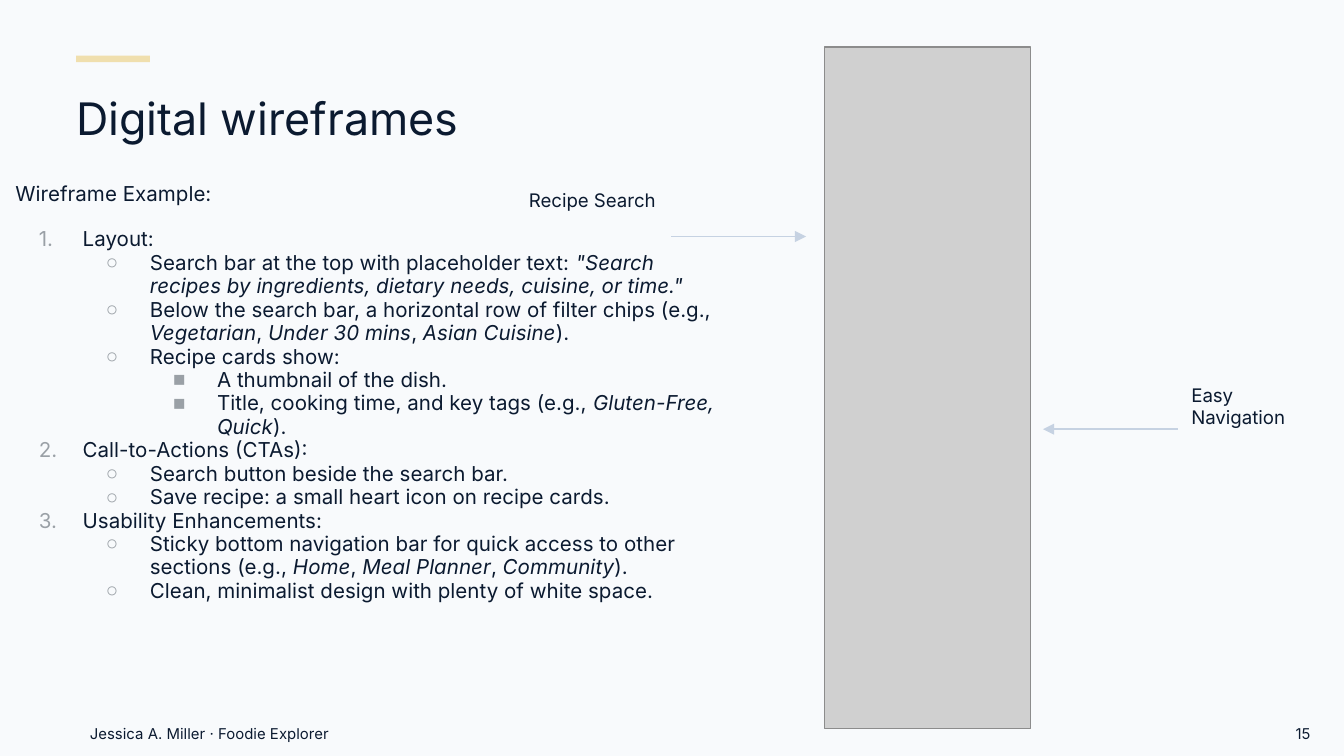
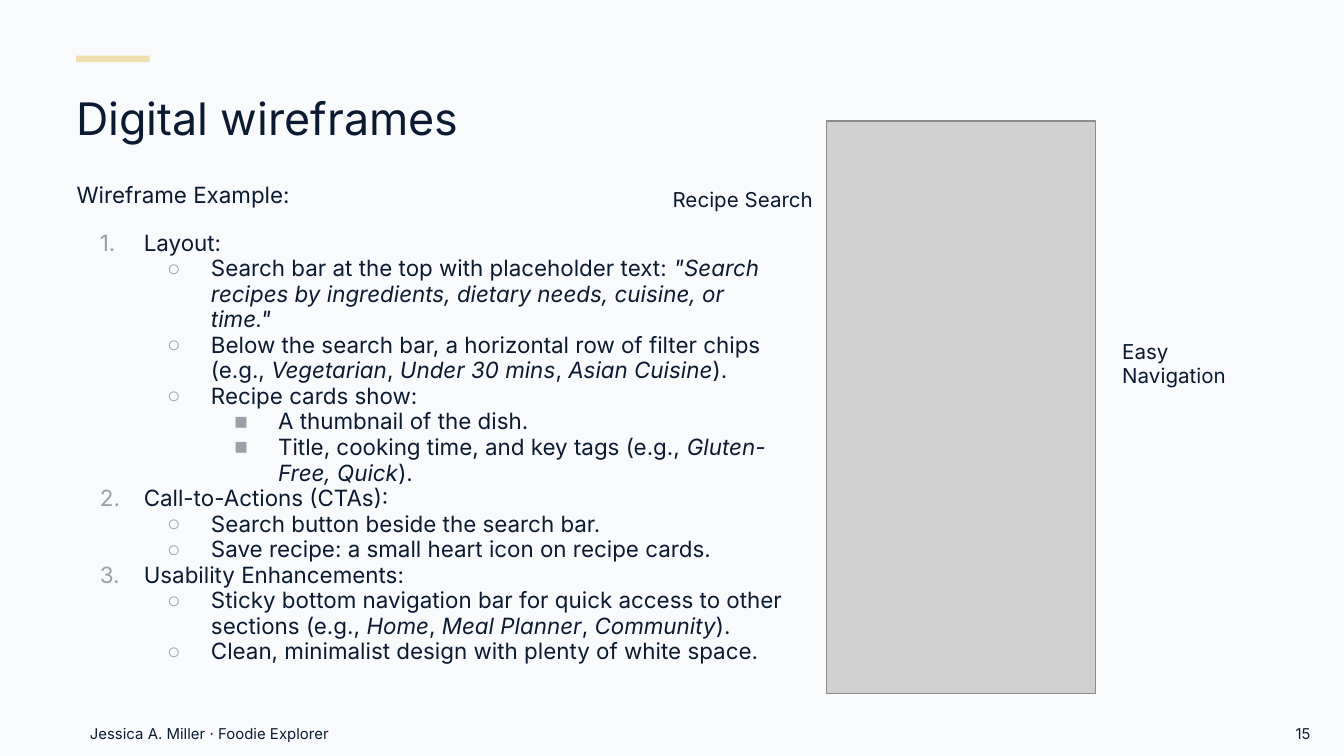
Before and after one commit to Millrjess/millrjess.github.io, a slide deck: slide 15 of assets/presentations/Foodie_Explorer_Case_Study_Professional.pptx. Drawn at 1344x756 pixels with LibreOffice and Linux fonts; fonts in the diff are those of the drawing; grey boxes stand for pictures. Boxes give left, top, right and bottom in pixels: in the first picture for what was removed or moved away, otherwise in the second. Text is boxed around its words. In the diff, an @@ line names an element or a change of style, - is before the commit and + after.

```diff
--- a/assets/presentations/Foodie_Explorer_Case_Study_Professional.pptx
+++ b/assets/presentations/Foodie_Explorer_Case_Study_Professional.pptx
@@ picture: place and size @@
-picture at [825, 47, 1031, 728]
+picture at [827, 121, 1095, 694]
@@ text "Wireframe Example:": place and size @@
-text "Wireframe Example:" at [15, 185, 714, 603]
+text "Wireframe Example:" at [77, 186, 781, 664]
@@ text "Wireframe Example:" at [77, 186, 781, 664]: size 11 to 12 pt @@
@@ text "Recipe Search": place and size @@
-text "Recipe Search" at [529, 193, 656, 211]
+text "Recipe Search" at [673, 191, 813, 212]
@@ text "Recipe Search" at [673, 191, 813, 212]: size 10 to 11 pt; alignment left to right @@
@@ arrow removed from (671, 237) to (806, 237) @@
@@ text "Easy Navigation": place and size @@
-text "Easy Navigation" at [1191, 388, 1285, 428]
+text "Easy Navigation" at [1122, 344, 1226, 388]
@@ text "Easy Navigation" at [1122, 344, 1226, 388]: size 10 to 11 pt @@
@@ arrow removed from (1177, 429) to (1043, 429) @@
```
Also in this commit, not shown: 7 other slides changed.
